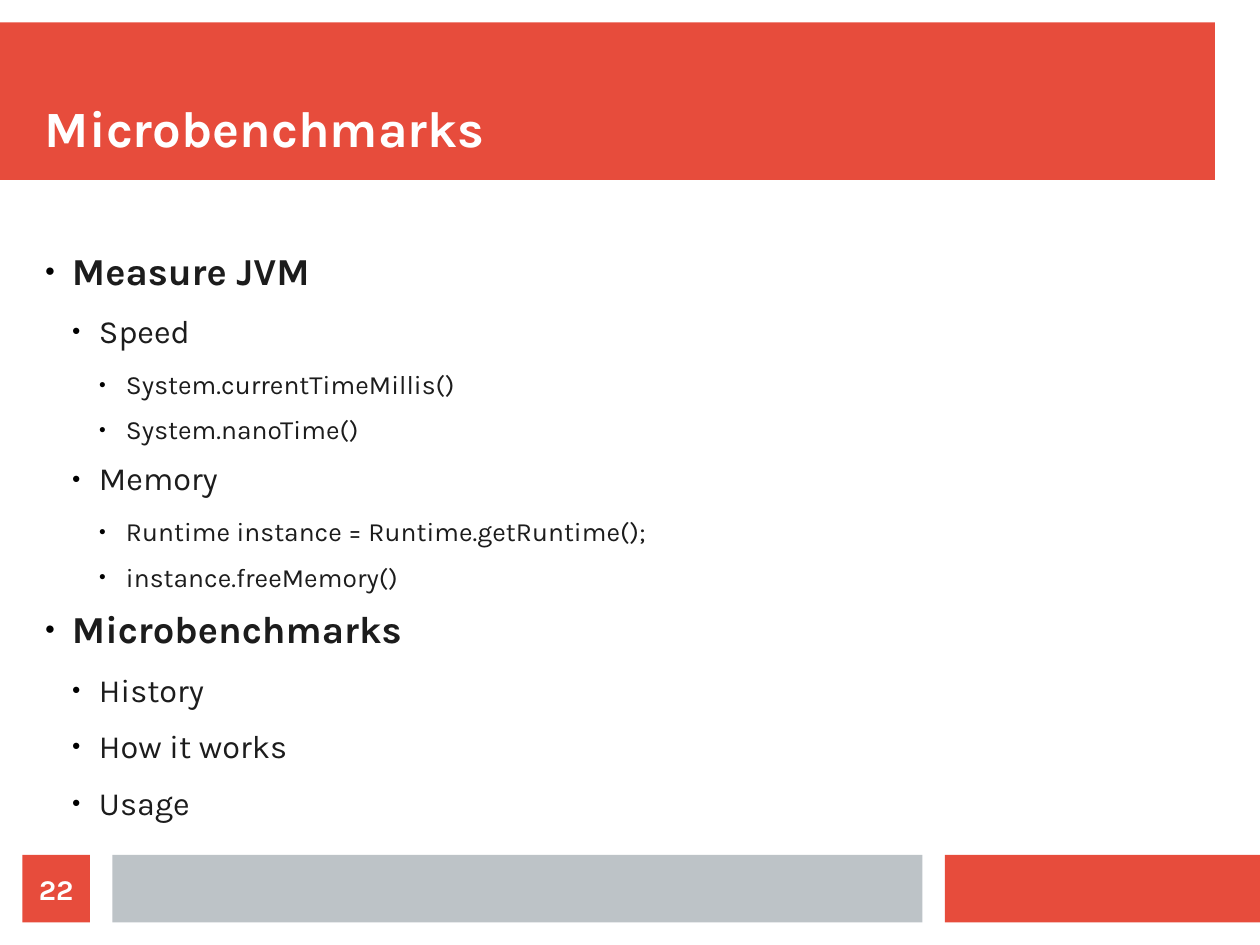
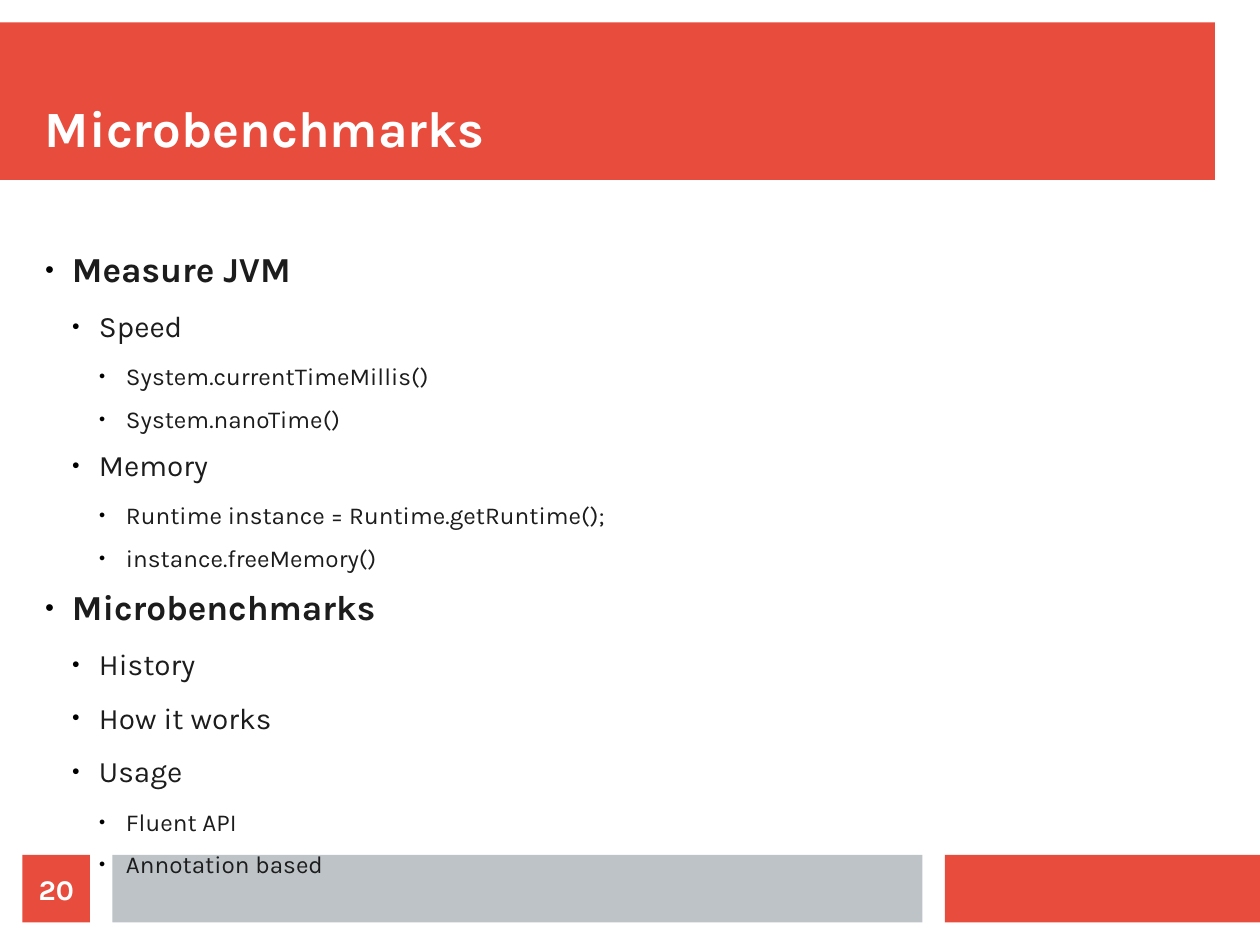
Before and after one commit to jajir/jbtree, a slide deck: slide 20 of jbtree/src/presentation/jbtree-0.1.odp (slide 22 before the commit). Drawn at 1260x945 pixels with LibreOffice and Linux fonts; fonts in the diff are those of the drawing. Boxes give left, top, right and bottom in pixels: in the first picture for what was removed or moved away, otherwise in the second. Text is boxed around its words. In the diff, an @@ line names an element or a change of style, - is before the commit and + after.

```diff
--- a/jbtree/src/presentation/jbtree-0.1.odp
+++ b/jbtree/src/presentation/jbtree-0.1.odp
@@ text at box(72, 259, 604, 790): size 24.1 to 22.1 pt in "Measure JVM", "Microbenchmarks"; size 20.4 to 18.7 pt in "Speed", "Memory", "History", "How it works" and 1 more places; size 16.6 to 15.3 pt in "System.currentTimeMillis()", "System.nanoTime()", "Runtime instance = Runtime.getRuntime();", "instance.freeMemory()" @@
@@ text at box(126, 814, 236, 832): paragraphs added @@
+    ● Fluent API
+    ● Annotation based
@@ page number at box(39, 881, 74, 901): text changed @@
-22
+20
```
Also in this commit, not shown: 10 other slides changed, 4 slides added, 2 slides removed, 6 other files.
